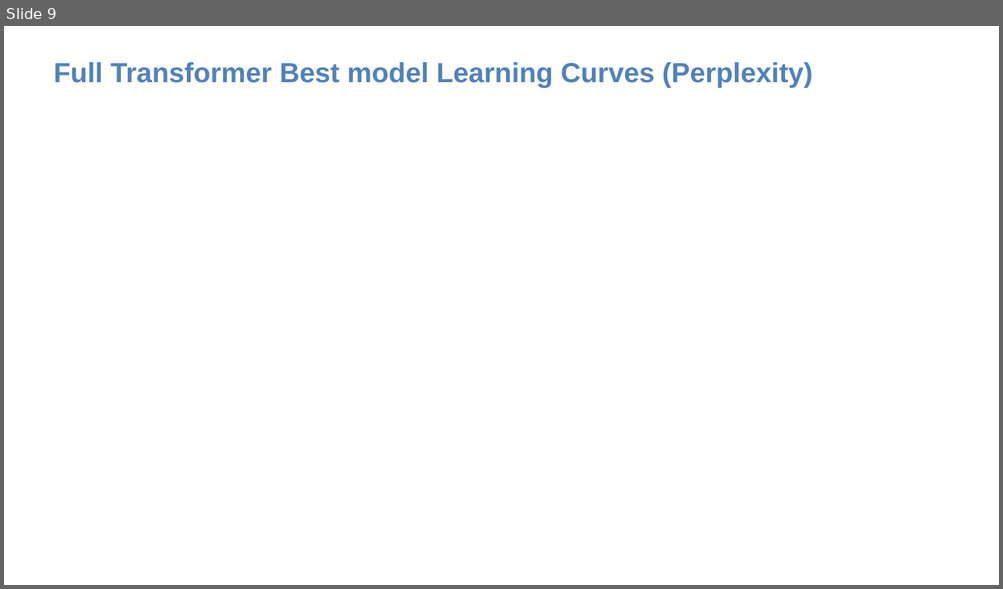
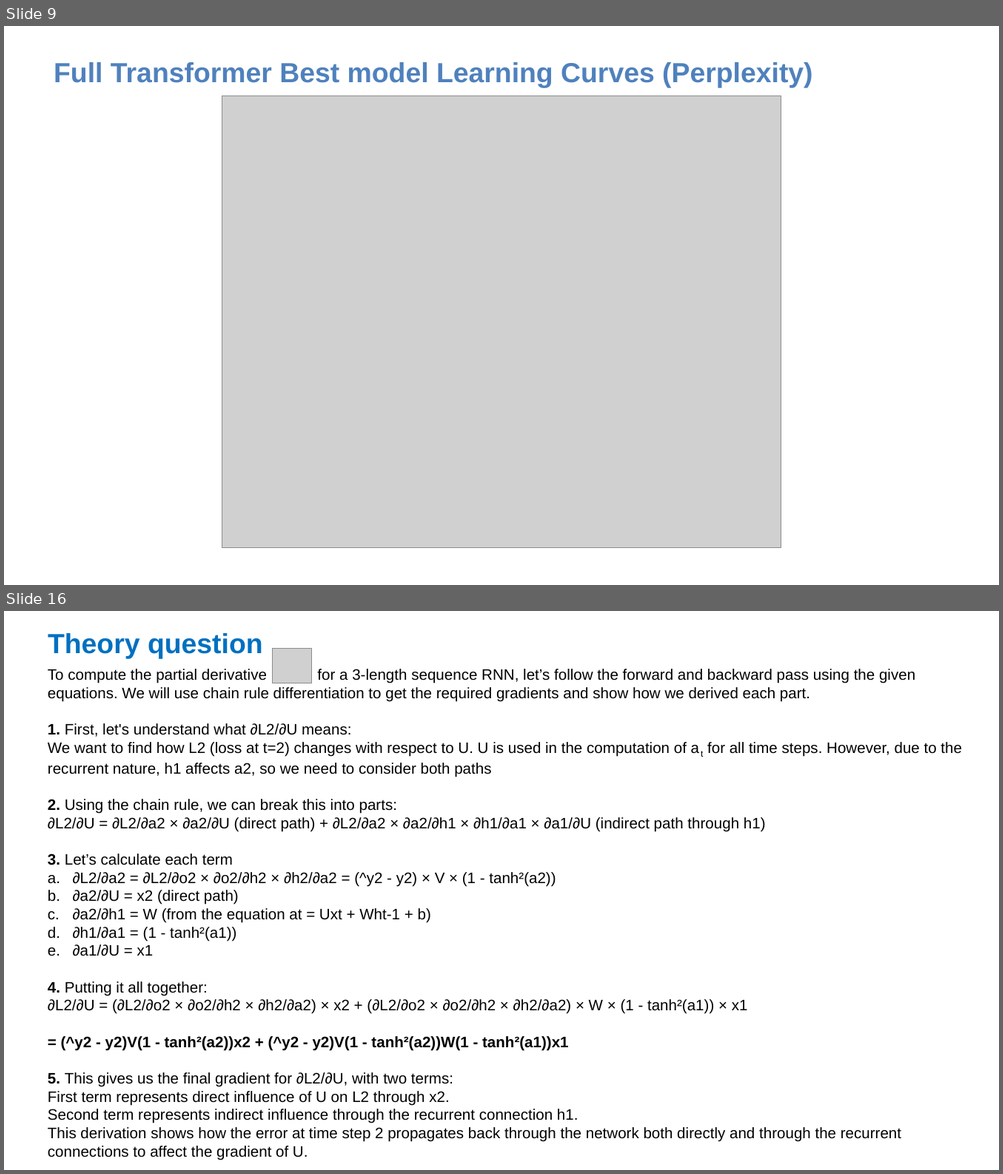
Before and after one commit to mccarvik/georgia_tech, a slide deck: deep_learning/4_assign/assignment4_fall24/assignment4-template - McCarville.pptx. Shown one above the other, each under a label of ours: slide 9 before the commit, slides 9 and 16 after it; the slides between them are not shown. The pictures are 1003x589 and 1003x1174 pixels, drawn with LibreOffice and Linux fonts; fonts in the diff are those of the drawing; grey boxes stand for pictures. Boxes give left, top, right and bottom in pixels: in the first picture for what was removed or moved away, otherwise in the second. Text is boxed around its words. In the diff, an @@ line names an element or a change of style, - is before the commit and + after.

```diff
--- a/deep_learning/4_assign/assignment4_fall24/assignment4-template - McCarville.pptx
+++ b/deep_learning/4_assign/assignment4_fall24/assignment4-template - McCarville.pptx
@@ slide 16 added at (x1=4, y1=611, x2=999, y2=1170), background #FFFFFF @@
@@ text added at (x1=48, y1=633, x2=263, y2=659), 20 pt, text #0070C0, bold @@
+Theory question
@@ picture added at (x1=273, y1=649, x2=313, y2=684) @@
@@ text added at (x1=48, y1=669, x2=962, y2=1161), 11 pt, text #000000 @@
+To compute the partial derivative for a 3-length sequence RNN, let’s follow the forward and backward pass using the given equations. We will use chain rule differentiation to get the required gradients and show how we derived each part.
+1. First, let's understand what ∂L2/∂U means:
+We want to find how L2 (loss at t=2) changes with respect to U. U is used in the computation of at for all time steps. However, due to the recurrent nature, h1 affects a2, so we need to consider both paths
+2. Using the chain rule, we can break this into parts:
+∂L2/∂U = ∂L2/∂a2 × ∂a2/∂U (direct path) + ∂L2/∂a2 × ∂a2/∂h1 × ∂h1/∂a1 × ∂a1/∂U (indirect path through h1)
+3. Let’s calculate each term
+a. ∂L2/∂a2 = ∂L2/∂o2 × ∂o2/∂h2 × ∂h2/∂a2 = (^y2 - y2) × V × (1 - tanh²(a2))
+b. ∂a2/∂U = x2 (direct path)
+c. ∂a2/∂h1 = W (from the equation at = Uxt + Wht-1 + b)
+d. ∂h1/∂a1 = (1 - tanh²(a1))
+e. ∂a1/∂U = x1
+4. Putting it all together:
+∂L2/∂U = (∂L2/∂o2 × ∂o2/∂h2 × ∂h2/∂a2) × x2 + (∂L2/∂o2 × ∂o2/∂h2 × ∂h2/∂a2) × W × (1 - tanh²(a1)) × x1
+= (^y2 - y2)V(1 - tanh²(a2))x2 + (^y2 - y2)V(1 - tanh²(a2))W(1 - tanh²(a1))x1
+5. This gives us the final gradient for ∂L2/∂U, with two terms:
+First term represents direct influence of U on L2 through x2.
+Second term represents indirect influence through the recurrent connection h1.
+This derivation shows how the error at time step 2 propagates back through the network both directly and through the recurrent connections to affect the gradient of U.
@@ slide 9 changed as well @@
@@ picture added at (x1=222, y1=96, x2=781, y2=548) @@
```
Also in this commit, not shown: 14 other slides changed, 3 other slides added, 1 slide removed, 15 other files.
